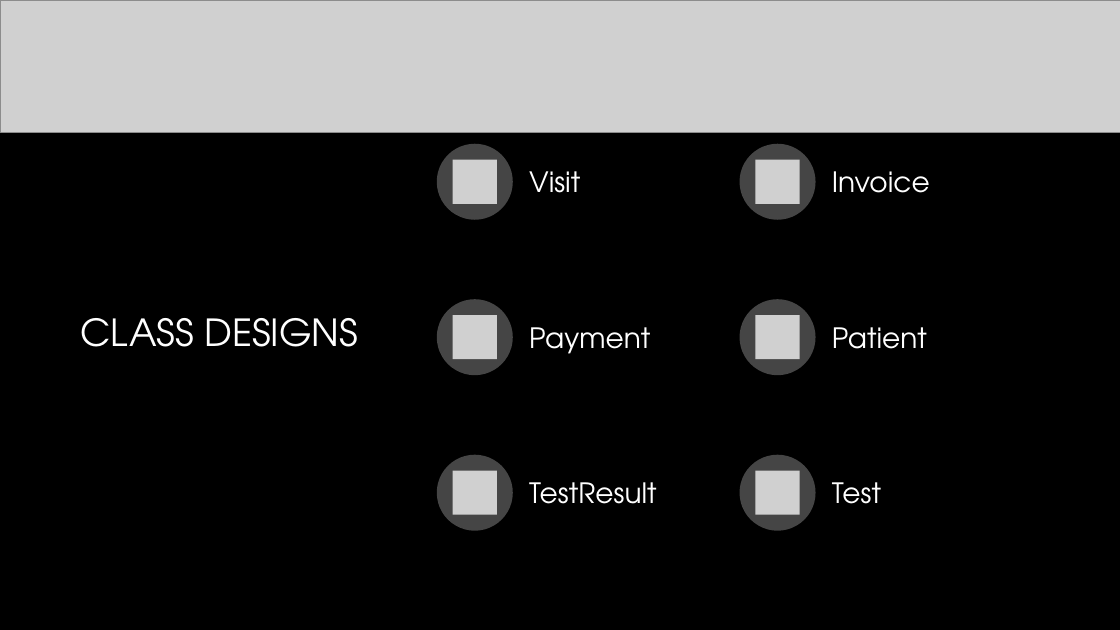
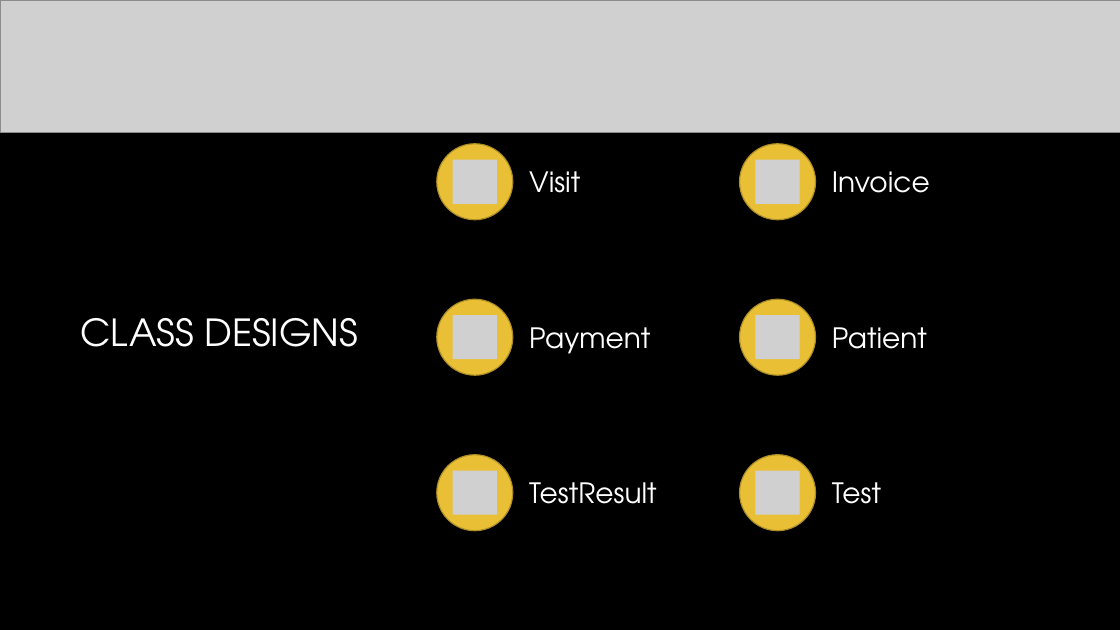
Before and after one commit to x2110311x/CPSIC, a slide deck: slide 11 of Class Deliverables/Part 4/powerpoint.pptx. Drawn at 1120x630 pixels with LibreOffice and Linux fonts; fonts in the diff are those of the drawing; grey boxes stand for pictures; background and template pictures are left out. Boxes give left, top, right and bottom in pixels: in the first picture for what was removed or moved away, otherwise in the second. Text is boxed around its words. In the diff, an @@ line names an element or a change of style, - is before the commit and + after.

```diff
--- a/Class Deliverables/Part 4/powerpoint.pptx
+++ b/Class Deliverables/Part 4/powerpoint.pptx
@@ fill #454545 to #E9BF35; outline none to #AC8D27 1 pt in 6 elements at [437, 144, 513, 220], [739, 144, 816, 220], [437, 299, 513, 376], [739, 299, 816, 376], [437, 455, 513, 531], [739, 455, 816, 531] @@
```
Also in this commit, not shown: 9 other slides changed, 3 slides added, 1 slide removed.
